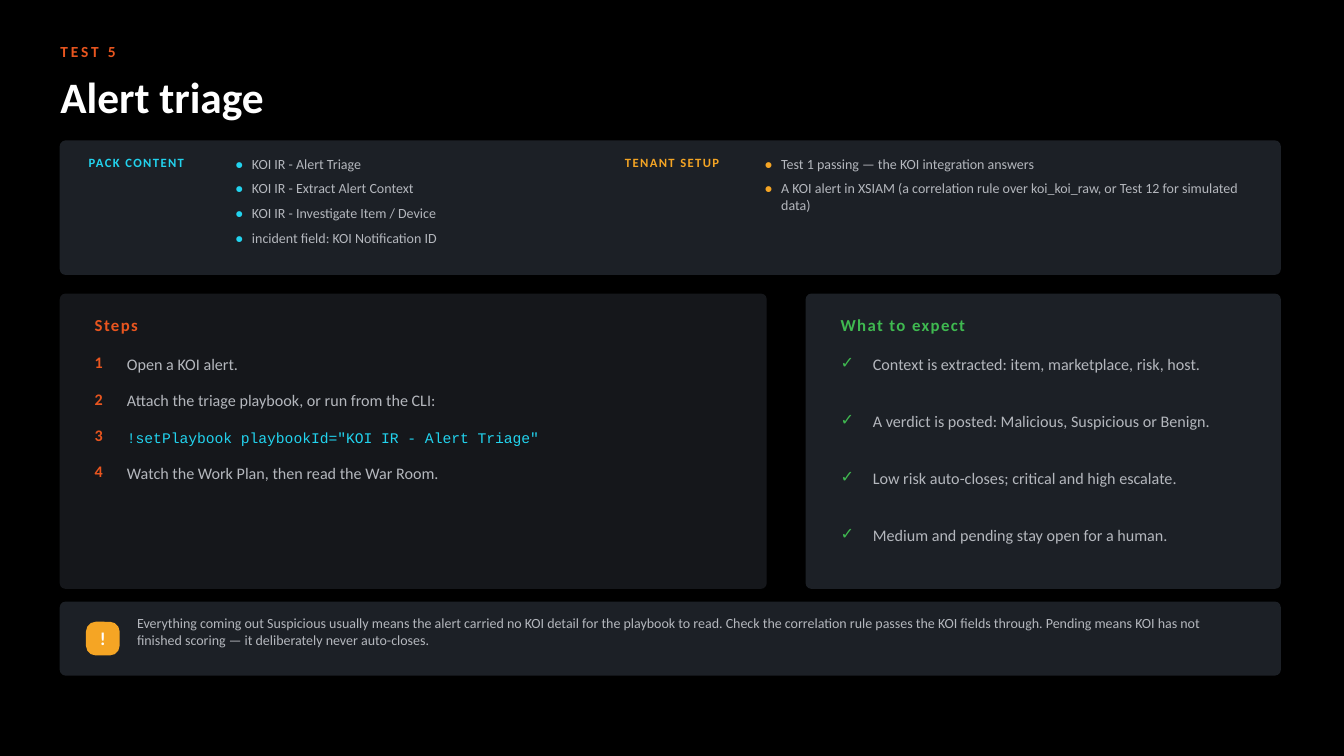
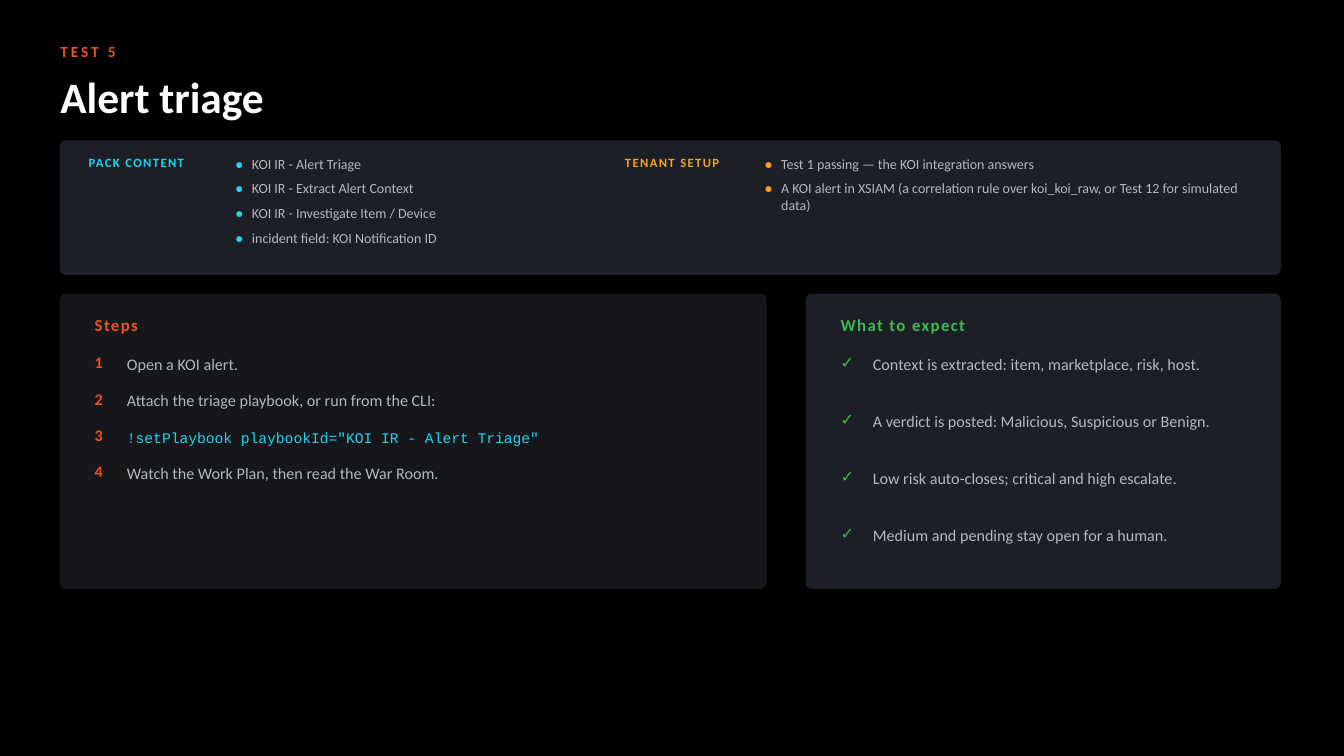
Before and after one commit to ayman-m/koi-xsiam-pack, a slide deck: slide 11 of docs/KOI_Content_Pack_Test_Guide.pptx. Drawn at 1344x756 pixels with LibreOffice and Linux fonts; fonts in the diff are those of the drawing. Boxes give left, top, right and bottom in pixels: in the first picture for what was removed or moved away, otherwise in the second. Text is boxed around its words. In the diff, an @@ line names an element or a change of style, - is before the commit and + after.

```diff
--- a/docs/KOI_Content_Pack_Test_Guide.pptx
+++ b/docs/KOI_Content_Pack_Test_Guide.pptx
@@ rounded rectangle removed at (60, 602, 1280, 675) @@
@@ rounded rectangle removed at (87, 622, 119, 654) @@
@@ text removed at (87, 622, 119, 654) @@
-!
@@ text removed at (137, 618, 1199, 648) @@
-Everything coming out Suspicious usually means the alert carried no KOI detail for the playbook to read. Check the correlation rule passes the KOI fields through. Pending means KOI has not finished scoring — it deliberately never auto-closes.
```
Also in this commit, not shown: 13 other slides changed, 1 slide removed, 2 other files.
